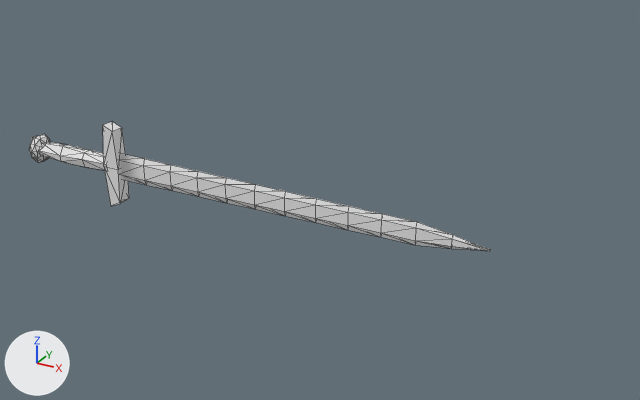
The OBJ model Assets/models/weapons/sword_iron/sword_iron.obj, before and after one commit.
The view is the same before and after, from a camera (50 mm lens) standing at (1.297, -1.178, 0.61) and looking at (0.628, 0.038, 0.002). Arrows for +X, +Y and +Z are at lower left; the lights stay in place. The first picture is the older version. Mesh edges are drawn as thin lines. Where no turn or scale is listed for an object, it has been applied to the vertices. Vertices at exactly the same position are counted once.

The first picture shows 'sword_iron'.
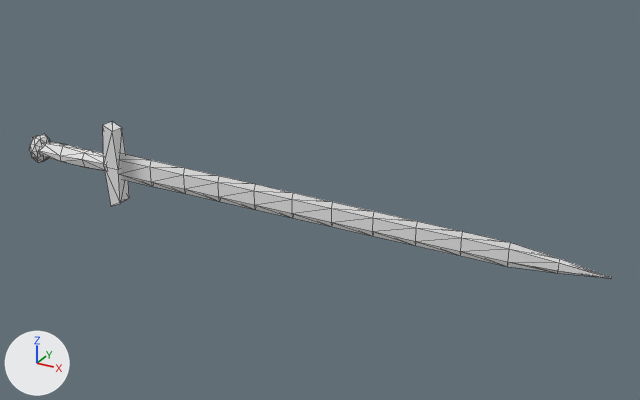
The change, as JSON lines over the scene's bpy script:
```json
{"block": "me_sword_iron", "where": "# used by ob_sword_iron; location = (0.0, 0.0, 0.0)"}
{"op": "remove", "block": "me_sword_iron", "code": "me_sword_iron.from_pydata(...)  # 163 vertices, 306 faces; spans x 0.0..0.942, y -0.024..0.024, z -0.081..0.081"}
{"op": "add", "block": "me_sword_iron", "code": "me_sword_iron.from_pydata(...)  # 163 vertices, 306 faces; spans x 0.0..1.122, y -0.024..0.024, z -0.081..0.081"}
{"block": "me_sword_iron", "change": "me_sword_iron part 1: the loose piece of 79 vertices spanning x 0.222..0.942, y -0.006..0.004, z -0.027..0.027 is scaled about its middle by (1.25, 1, 1), then moved by (0.09, 0.0, 0.0)"}
```

Location of each change, (x1, y1, x2, y2) in pixels of the pictures (640 x 400 px; the box of a moved part takes in the faces that stretch with it):
```json
{"object": "sword_iron", "change": "reshaped", "before": [29, 122, 490, 251], "after": [29, 122, 611, 279], "on screen": "26% wider, 22% taller"}
{"part": 1, "of": "me_sword_iron", "change": "moved or reshaped", "before": [123, 155, 490, 251], "after": [123, 155, 611, 279]}
```
